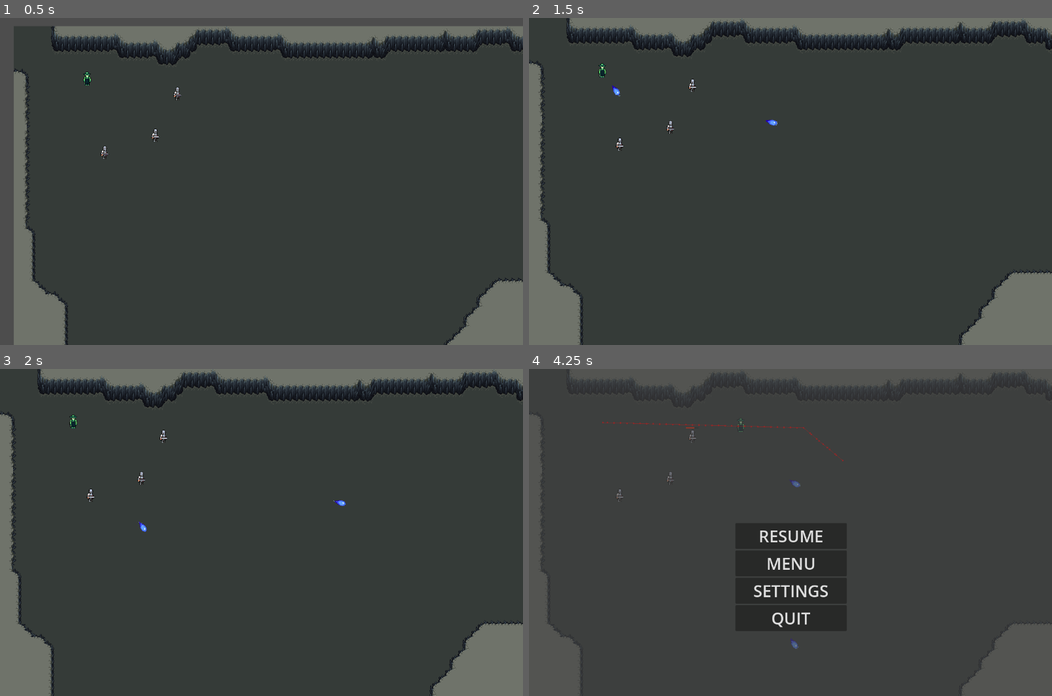
Above: before the commit, frames 1-4 (two rows, left to right).
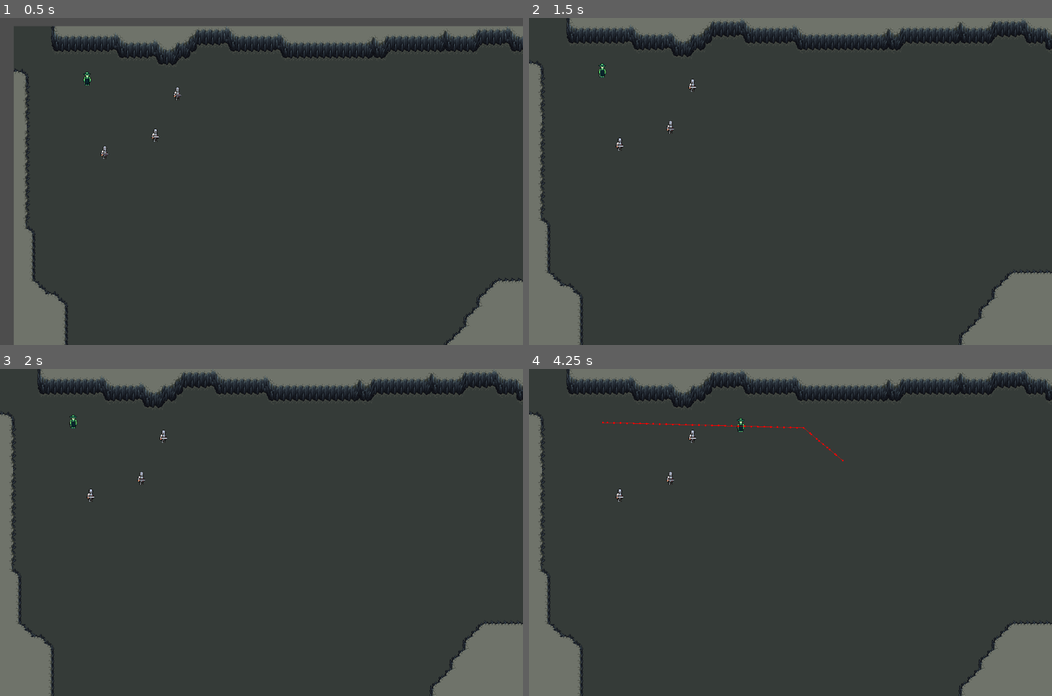
Above: after the commit, the same moments.

Repository: FictionalAroma/Firefly
Game: Godot game, scene res://Scenes/level.tscn
Two runs of this game, one before a commit and one after it. Both use one fixed random seed, a clock stepped at 60 frames per second and the inputs below.
Inputs (mouse positions are in pixels of both pictures, inside the frame that each line leads up to):
- Up to frame 1 (0.5 s): no input
- Up to frame 2 (1.5 s): move the mouse to (905, 165) at 0.52 s; click (905, 165) at 0.6 s; move the mouse to (685, 197) at 1.27 s; click (685, 197) at 1.35 s
- Up to frame 3 (2 s): no input
- Up to frame 4 (4.25 s): move the mouse to (842, 460) at 2.02 s; right-click (842, 460) at 2.1 s; click (842, 460) at 2.3 s; move the mouse to (764, 597) at 2.77 s; click (764, 597) at 2.85 s; move the mouse to (947, 581) at 3.52 s; click (947, 581) at 3.6 s; tap Escape (pause) at 4.15 s

Frame 1 is identical in both runs. In frame 2, less than 0.1% of the frame differs, in the area x 15-48%, y 20-33%; in frame 3, less than 0.1%; in frame 4, 13%, in the area x 0-100%, y 0-100%.
Error after the commit: Cannot call method 'add_child' on a null value. (res://Scripts/Utils/NodePool.gd:54)

Commit message:
the state machine is half done

Diff:
--- a/Scenes/level.gd
+++ b/Scenes/level.gd
@@ -1,18 +1,20 @@
-extends Node2D
+class_name LevelController extends Node2D
 @onready var necro = $necro
 @onready var pause_menu = $pause_menu
 
-func _physics_process(delta):
+func _physics_process(_delta:float):
 	if Input.is_action_just_pressed("pause"):
-		pause()
+		toggle_pause()
 
-func pause():
-	var paused = get_tree().paused
-	if paused:
+func toggle_pause() -> void:
+	pause(!get_tree().paused)
+
+func pause(pauseValue: bool) -> void:
+	if pauseValue:
 		pause_menu.hide()
 	else:
 		pause_menu.show()
-	get_tree().paused = !paused
+	get_tree().paused = pauseValue
 
 func onpause_menupause():
-	pause()
+	toggle_pause()
--- a/Scripts/GameObjects/BaseEnemy.gd
+++ b/Scripts/GameObjects/BaseEnemy.gd
@@ -2,6 +2,8 @@
 var maxHP = 15
 var currentHP = maxHP
 @onready var health_bar = $progressBar
+
+
 
 func hitbox_hit(area: Area2D):
 	var bullet := area as BasicBullet
--- a/Scripts/GameObjects/BasicBullet.gd
+++ b/Scripts/GameObjects/BasicBullet.gd
@@ -6,15 +6,16 @@
 
 var distanceToRemain: float
 var direction: Vector2
+var projectileOwner: Node
 
 func _ready():
 	spriteAnimation.play()
 
 
-func initalise(intialPosition: Vector2, pointDirection: Vector2) -> void:
+func initalise(shooter: Node, intialPosition: Vector2, pointDirection: Vector2) -> void:
 	global_position = intialPosition
 	distanceToRemain= bulletStats.baseRange
-
+	projectileOwner = shooter
 
 	direction = pointDirection
 	global_rotation = pointDirection.angle()
--- a/Scripts/GameObjects/staff.gd
+++ b/Scripts/GameObjects/staff.gd
@@ -1,17 +1,18 @@
 class_name Staff extends Node2D
 
-@onready var superParent: Node = get_parent().get_parent()
 
 @onready var fireballPool := NodePool.new(fireball_scene, 25)
 
 @export var fireball_scene : PackedScene
 
+var spawnProjectileTargetNode: Node
+
+var ownerOfProjectile: Node
 
 func _physics_process(_delta: float):
 	look_at(get_global_mouse_position())
 
 func cast_fireball():
 	var click_position = get_global_mouse_position()
-	var fireball_instance: BasicBullet = fireballPool.GetNextAvalibleItem()
-	fireball_instance.initalise(global_position, global_position.direction_to(click_position))
-	superParent.add_child(fireball_instance)
+	var fireball_instance: BasicBullet = fireballPool.ActivateNextAvalibleItem(spawnProjectileTargetNode)
+	fireball_instance.initalise(ownerOfProjectile, global_position, global_position.direction_to(click_position))
--- /dev/null
+++ b/Scripts/Globals/Constants.gd
@@ -0,0 +1,9 @@
+enum EnemyState {
+	NONE = 0, # null equivelent = means dont change
+	# not in the scene yet or not active on the map
+	INACTIVE,
+	IDLE, # standing around not being useful,
+	ATTACKING, # attacking a target, probably the player,
+	INVADING, # heading directly to the castle
+	DEAD, # in death animation, awaiting cleanup
+	}
--- /dev/null
+++ b/Scripts/States/Enemy/EnemyBaseState.gd
@@ -0,0 +1,12 @@
+class_name EnemyBaseState extends BaseState
+
+var stateContext: EnemyStateContext
+
+func _init(context: EnemyStateContext):
+	stateContext = context
+
+func TakeDamage(_combatant: Node2D) -> int:
+	return 0
+
+func InRangeOf(_thing: Node2D) -> int:
+	return 0
--- /dev/null
+++ b/Scripts/States/Enemy/EnemyIdleState.gd
@@ -0,0 +1,7 @@
+class_name EnemyIdleState extends EnemyBaseState
+
+func TakeDamage(_combatant: Node2D) -> int:
+	return 0
+
+func InRangeOf(_thing: Node2D) -> int:
+	return 0
--- /dev/null
+++ b/Scripts/States/Enemy/EnemyStateContext.gd
@@ -0,0 +1,6 @@
+class_name EnemyStateContext extends RefCounted
+
+var attackTarget: Node2D
+var isCrusading: bool = false
+var originalPosition: Vector2
+var returnToOriginalPosition: bool = true
--- a/Scripts/Utils/BaseState.gd
+++ b/Scripts/Utils/BaseState.gd
@@ -1,4 +1,4 @@
-class_name EnemyBaseState extends RefCounted
+class_name BaseState extends RefCounted
 
 func EnterState() -> void:
 	pass
@@ -6,5 +6,5 @@
 func ExitState() -> void:
 	pass
 
-func Update() -> void:
-	pass
+func Update(_delta:float) -> int:
+	return 0
--- a/Scripts/Utils/StateMachine.gd
+++ b/Scripts/Utils/StateMachine.gd
@@ -2,4 +2,31 @@
 
 var stateList: Dictionary
 
-var currentState: BaseState
+var currentState: BaseState = null
+var currentStateIndex = 0
+
+var CurrentStateIndex: int:
+	get:
+		return currentStateIndex
+	set(value):
+		QueueSwapState(value)
+
+func QueueSwapState(newStateKey:int):
+	if(newStateKey == currentStateIndex || newStateKey == 0):
+		return
+	var newState = stateList.get(newStateKey)
+	if newState == null:
+		printerr("Trying to get a state that doesnt exist")
+		return
+
+	call_deferred("SwapStateImmediate", newState)
+
+func SwapStateImmediate(newState: BaseState) -> void:
+	currentState.ExitState()
+	newState.EnterState()
+	currentState = newState
+
+func Update(delta: float) -> void:
+	var updatedState := currentState.Update(delta)
+	if(updatedState != 0):
+		QueueSwapState(updatedState)
--- a/project.godot
+++ b/project.godot
@@ -21,6 +21,7 @@
 AudioManager="*res://Scripts/Globals/AudioManager.gd"
 SettingsManager="*res://Scripts/Globals/SettingsManager.gd"
 SceneTransition="*res://Scenes/SceneTransition.tscn"
+Constants="*res://Scripts/Globals/Constants.gd"
 
 [display]
 
